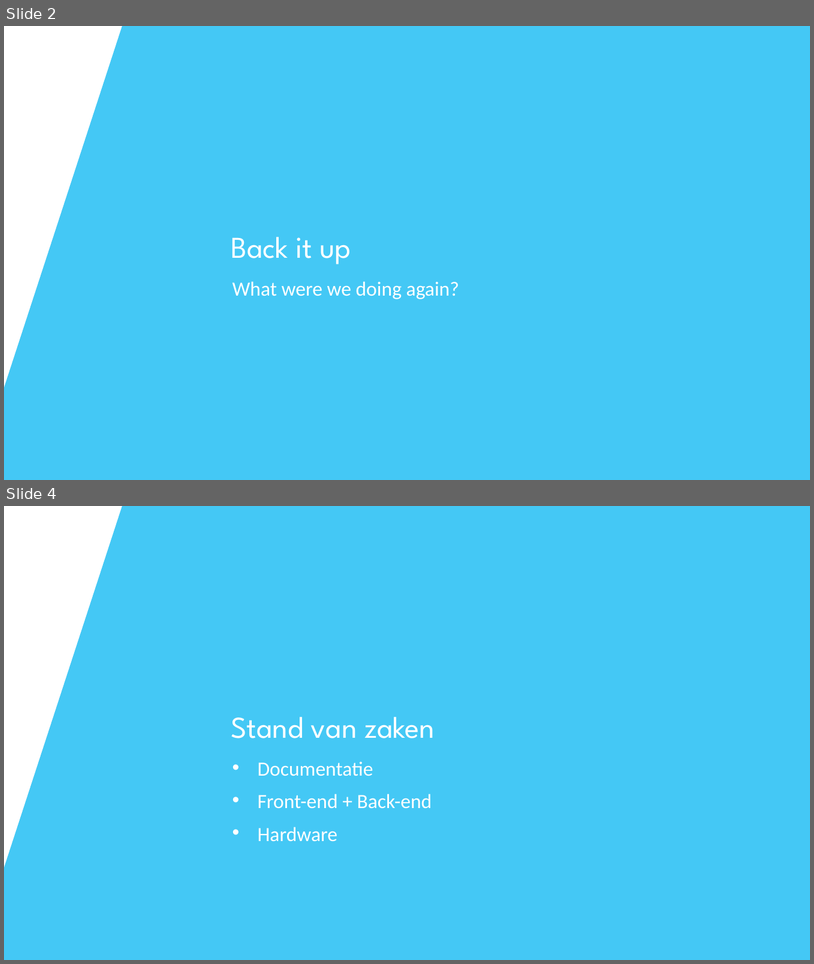
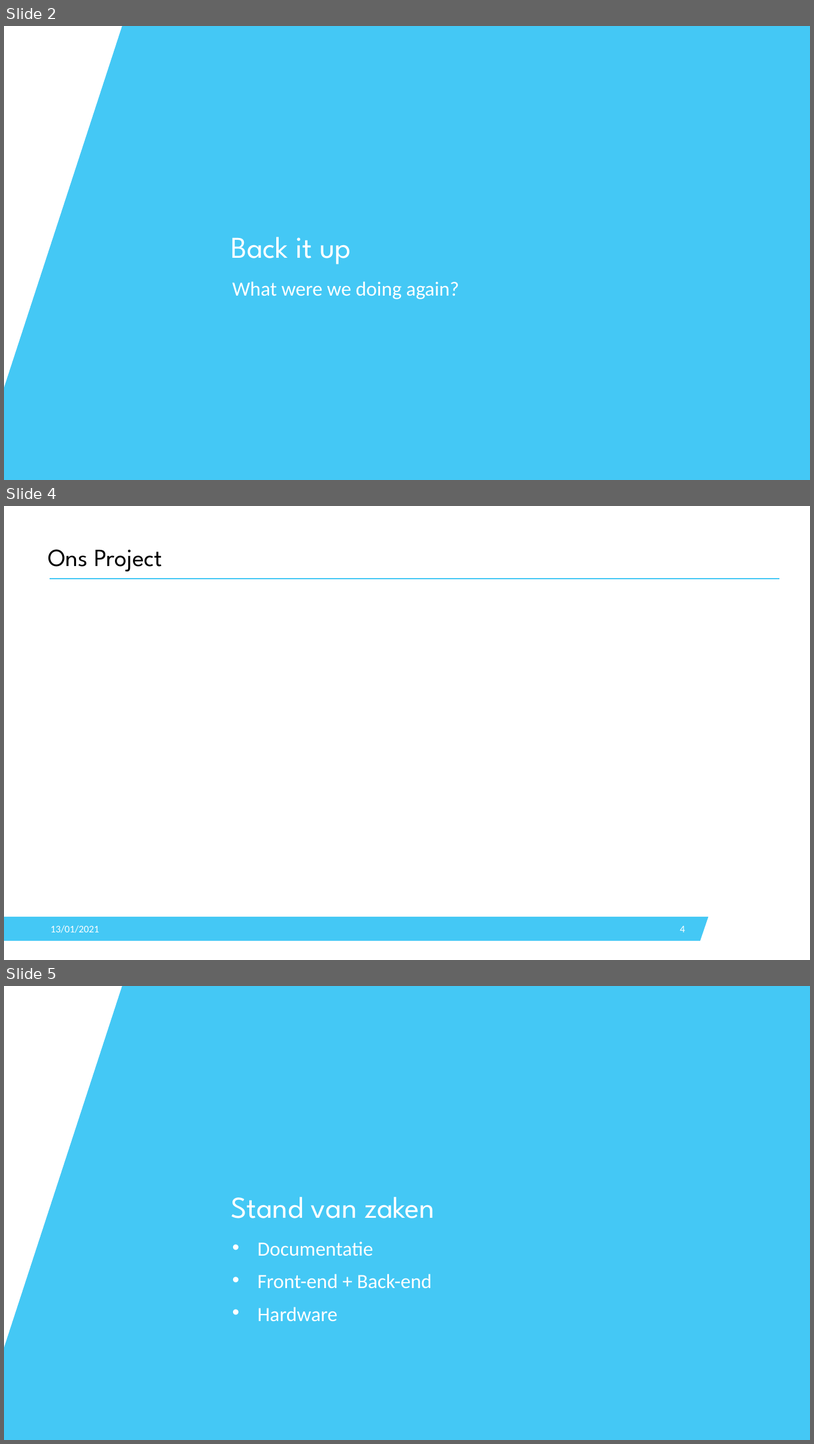
Before and after one commit to SoensJakob/Team-Project-Twister-2.0, a slide deck: Documents/Milestone 2/Milestone_2_Presentatie.pptx. Shown one above the other, each under a label of ours: slides 2 and 4 before the commit, slides 2, 4 and 5 after it; the slides between them are not shown. The pictures are 814x964 and 814x1444 pixels, drawn with LibreOffice and Linux fonts; fonts in the diff are those of the drawing; background and template pictures are left out. Boxes give left, top, right and bottom in pixels: in the first picture for what was removed or moved away, otherwise in the second. Text is boxed around its words. In the diff, an @@ line names an element or a change of style, - is before the commit and + after.

```diff
--- a/Documents/Milestone 2/Milestone_2_Presentatie.pptx
+++ b/Documents/Milestone 2/Milestone_2_Presentatie.pptx
@@ slide 4 added at (4, 506, 810, 960), background #FFFFFF @@
@@ title added at (48, 549, 162, 571), 44 pt, text #000000 @@
+Ons Project
@@ line added from (50, 579) to (780, 579), #44C8F5 2.25 pt @@
@@ freeform shape added at (4, 916, 709, 940), fill #44C8F5 @@
@@ text added at (51, 925, 99, 933), 18 pt, text #FFFFFF @@
+13/01/2021
@@ page number added at (680, 925, 686, 932), 18 pt, text #FFFFFF @@
+4
@@ what was slide 4 is now slide 5 @@
```
Also in this commit, not shown: 10 slides changed, 1 other slide added.
